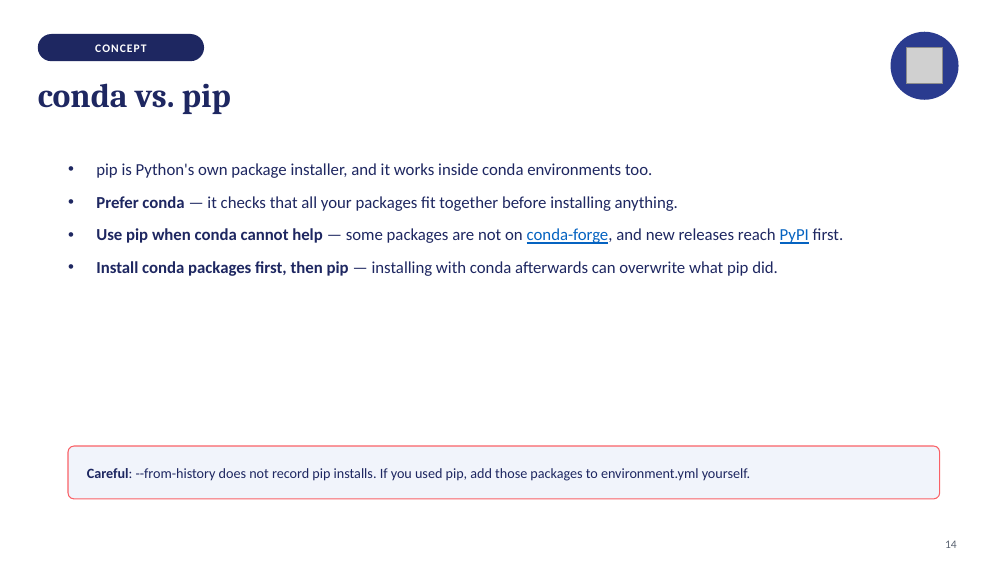
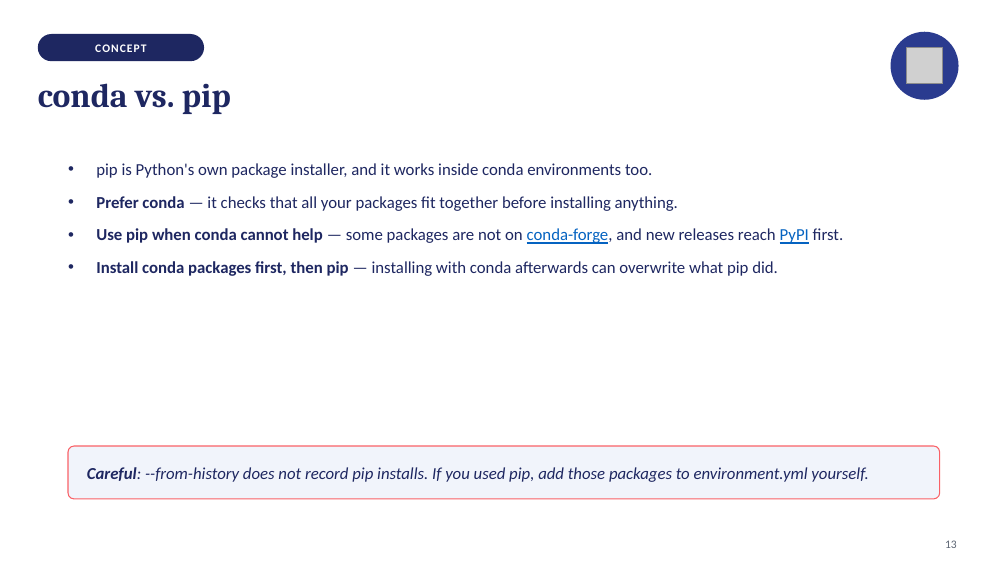
Before and after one commit to isabelhovdahl/TECH2, a slide deck: slide 13 of workshops/week06/conda_slides.pptx. Drawn at 1008x567 pixels with LibreOffice and Linux fonts; fonts in the diff are those of the drawing; grey boxes stand for pictures. Boxes give left, top, right and bottom in pixels: in the first picture for what was removed or moved away, otherwise in the second. Text is boxed around its words. In the diff, an @@ line names an element or a change of style, - is before the commit and + after.

```diff
--- a/workshops/week06/conda_slides.pptx
+++ b/workshops/week06/conda_slides.pptx
@@ text "Careful: --from-history does not record ..." at (87,467,868,482): size 13.5 to 16 pt, italic on @@
@@ text at (945,540,957,548): text changed @@
-14
+13
```
Also in this commit, not shown: 13 other slides changed, 4 other files.
